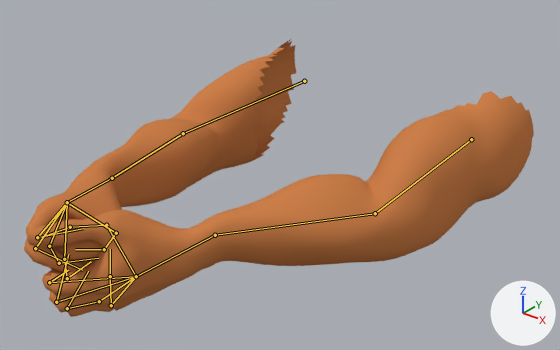
Renders of the Blender file models/man.blend from each side of a commit.
Rendered twice from a camera (50 mm lens) standing at (6.55, -9.76, 20.79) and looking at (0.12, -1.73, 15.81). The lights are fixed; the arrows at lower right show +X, +Y and +Z. Both versions are drawn at frame 18 of the action '\x07Action'; the numbers are the values there. The bones that bend it are drawn over the model as lines.

In view in the first picture: 'FinalBaseMesh'.
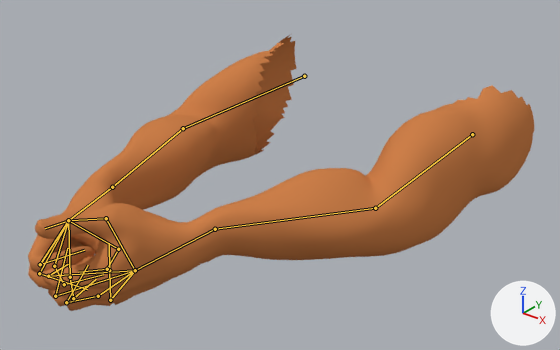
The change, as a diff of the scene's bpy script:
```diff
--- a/models/man.blend.py
+++ b/models/man.blend.py
@@ bone_l_elbow @@
 bone_l_elbow = bpy.data.objects['Armature'].pose.bones['L.Elbow']
-bone_l_elbow.location = (0.05, 0.08, -0.34)
+bone_l_elbow.location = (0.0, 0.0, -0.34)
@@ bone_r_elbow @@
 bone_r_elbow = bpy.data.objects['Armature'].pose.bones['R.Elbow']
-bone_r_elbow.location = (-0.89, -0.45, -0.64)
+bone_r_elbow.location = (-0.84, -0.53, -0.64)
@@ bone_r_forearm @@
 bone_r_forearm = bpy.data.objects['Armature'].pose.bones['R.Forearm']  # child of 'R.Elbow'
-bone_r_forearm.rotation_quaternion = (0.976, 0.052, -0.011, 0.213)  # degrees (6, -2, 24)
+bone_r_forearm.rotation_quaternion = (0.977, -0.003, -0.006, 0.212)  # degrees (-1, -1, 25)
```

Pixel boxes [x1, y1, x2, y2] of what changed, in the pictures (560 x 350 px):
'FinalBaseMesh', posed
    before: [24, 39, 534, 317]
    after: [28, 35, 534, 311]
bone 'L.Elbow', root to tip
    before: (471, 139) to (375, 213)
    after: (472, 134) to (375, 208)
bone 'R.Elbow', root to tip
    before: (304, 81) to (183, 133)
    after: (304, 76) to (183, 128)
bone 'R.Forearm', root to tip
    before: (183, 133) to (112, 178)
    after: (183, 128) to (112, 187)
